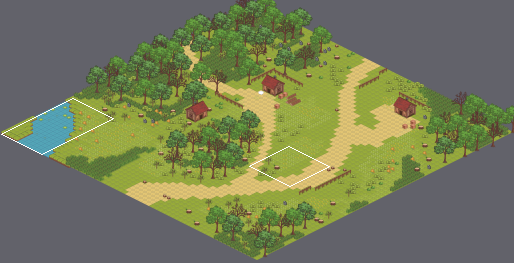
Tiled map -- map/road.tmx. The picture above shows the old version from afar; the outline marks the close-up.
Close-up. Old version:
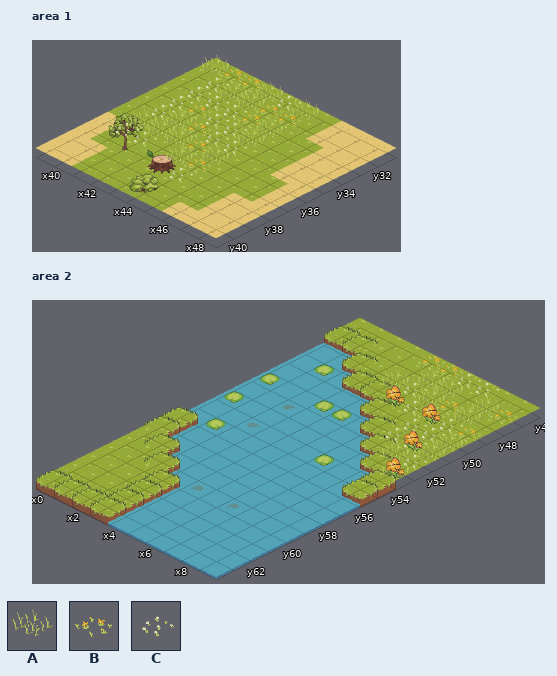
Cells are 64x32 px. Isometric: x runs down to the right, y down to the left. Shown: area 1 x 39..48, y 31..40; area 2 x 0..9, y 46..63. The commit also changed other parts of the map, which this record leaves out.
Key: from "small-obj": A 20 "weed (2)", B 23 "flower-small", C 24 "flower-small (2)".
_ is an empty cell.
Layers that did not change in this view are not listed.
Layer "タイル・レイヤー 4" before, area 1, first column x 39:
31 ABBACA____
32 _CAABB____
33 _CCCBA____
34 _CBCCA____
35 _CABCC____
36 _AAABA____
37 _CC_AB____
38 _____C____
39 __________
40 __________
The result:
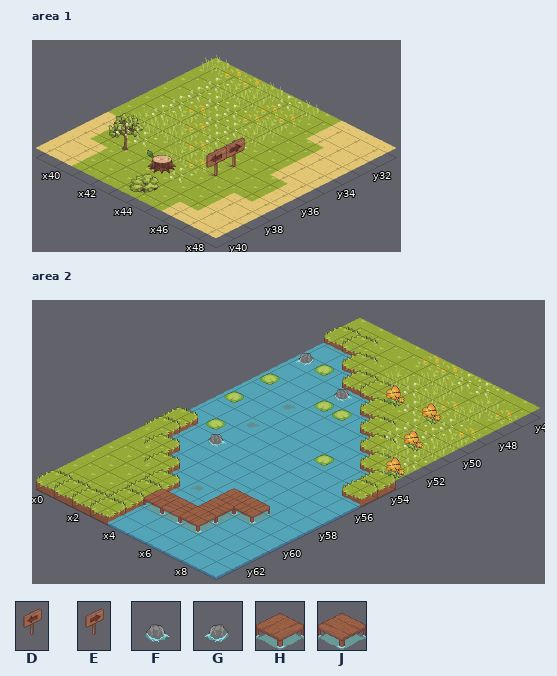
Further tiles: from "kanban": D 0 flipped left-right, E 1 flipped left-right; from "small-obj": F 34 "water-rock", G 34 flipped left-right "water-rock", H 35 "bridge", J 35 flipped left-right "bridge".
The exact change:
Changed rows in their new state; . is an unchanged cell.
Layer "タイル・レイヤー 4", area 1:
first column x 45:
36 E
37 D
Layer "タイル・レイヤー 4", area 2:
first column x 0:
49 G...
50 ...F
first column x 2:
56 F.....
59 ....HH
60 ....J.
61 ..HJH.
Pixel boxes of the changes (left, top, right, bottom) in both close-ups:
added: (206, 137, 245, 176)
added: (296, 353, 352, 402)
added: (207, 434, 226, 447)
added: (144, 488, 270, 534)
